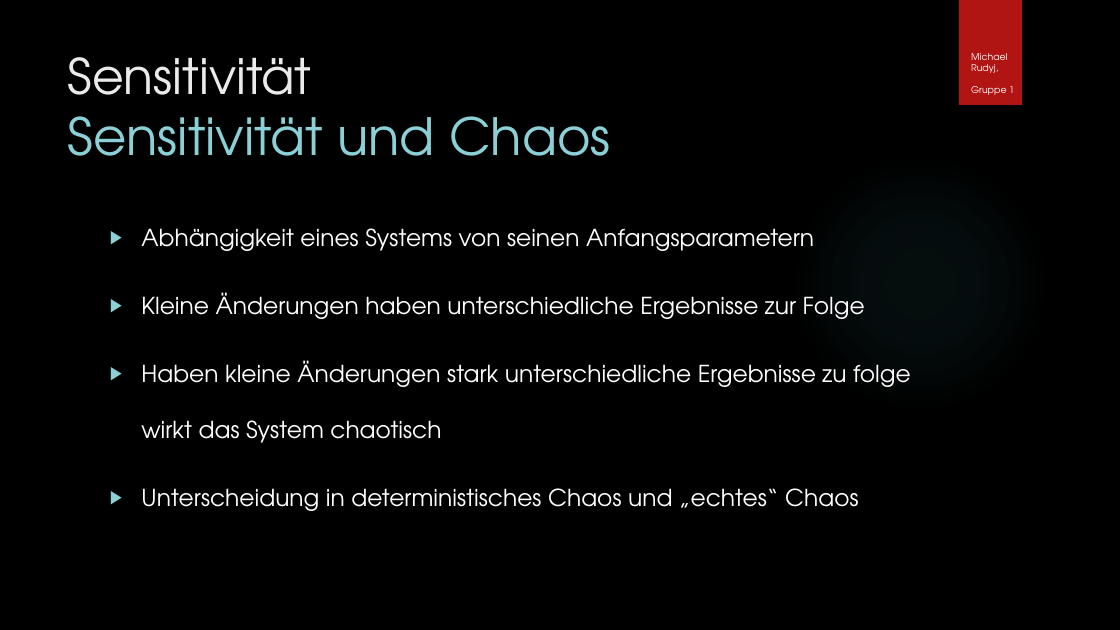
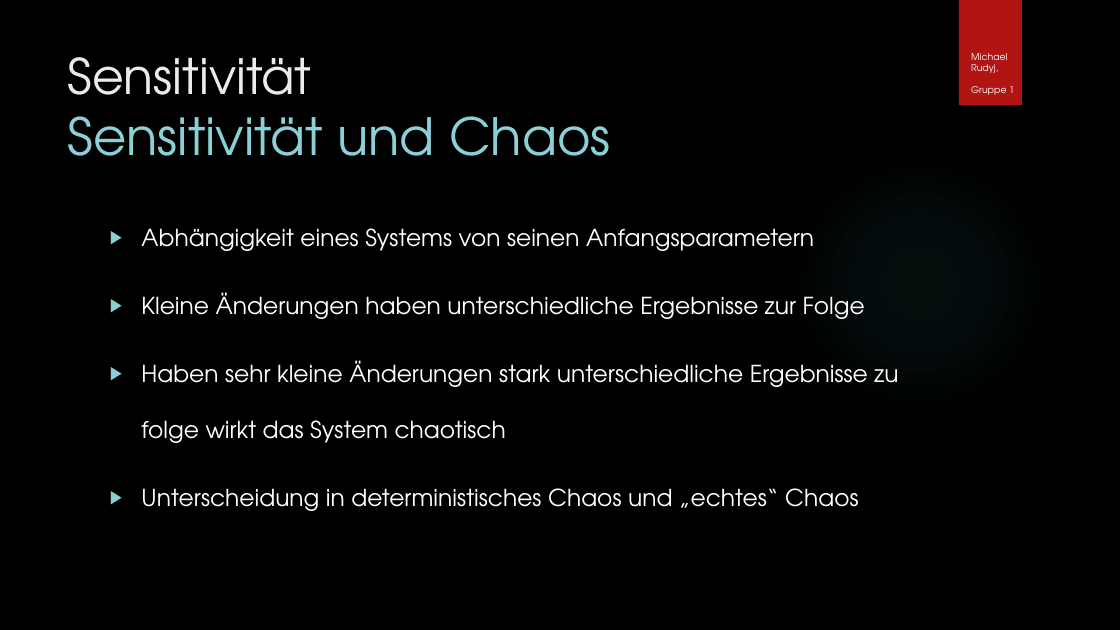
Before and after one commit to Der-Cedric/Sage_6, a slide deck: slide 7 of Feigenbaum&Sensitivität.pptx. Drawn at 1120x630 pixels with LibreOffice and Linux fonts; fonts in the diff are those of the drawing; background and template pictures are left out. Boxes give left, top, right and bottom in pixels: in the first picture for what was removed or moved away, otherwise in the second. Text is boxed around its words. In the diff, an @@ line names an element or a change of style, - is before the commit and + after.

```diff
--- a/Feigenbaum&Sensitivität.pptx
+++ b/Feigenbaum&Sensitivität.pptx
@@ text at (x1=141, y1=360, x2=898, y2=443): text changed @@
-▶ Haben kleine Änderungen stark unterschiedliche Ergebnisse zu folge wirkt das System chaotisch
+▶ Haben sehr kleine Änderungen stark unterschiedliche Ergebnisse zu folge wirkt das System chaotisch
```
Also in this commit, not shown: 1 other slide changed, 1 other file.
